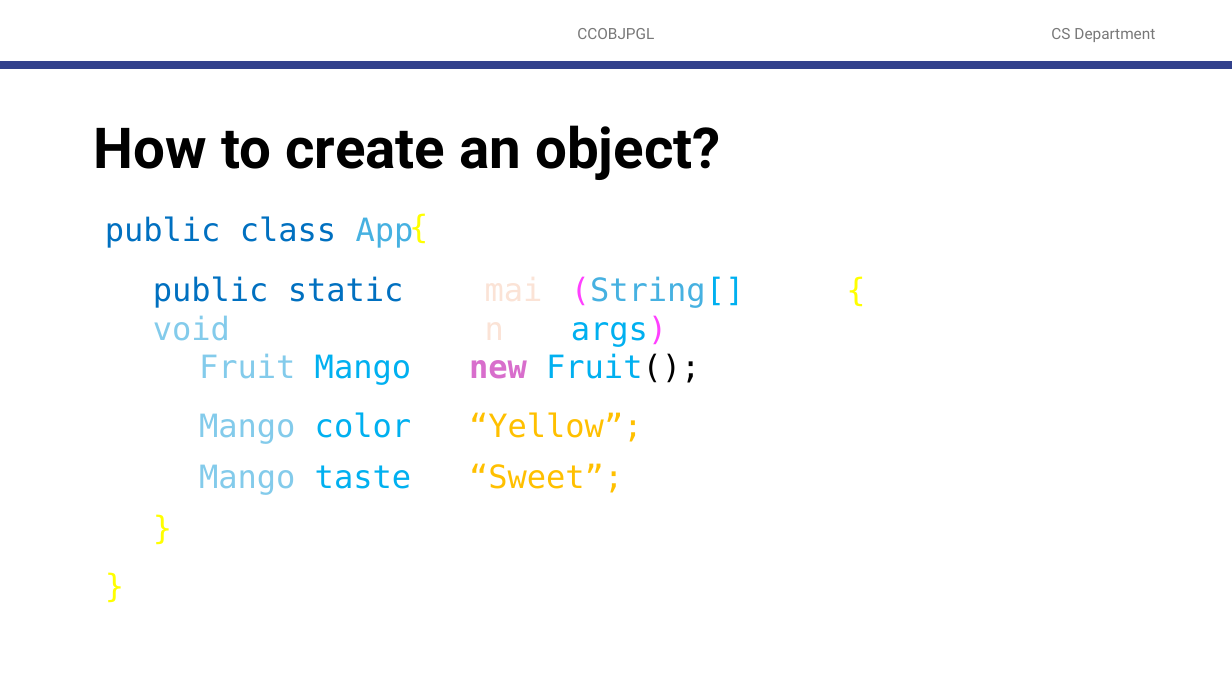
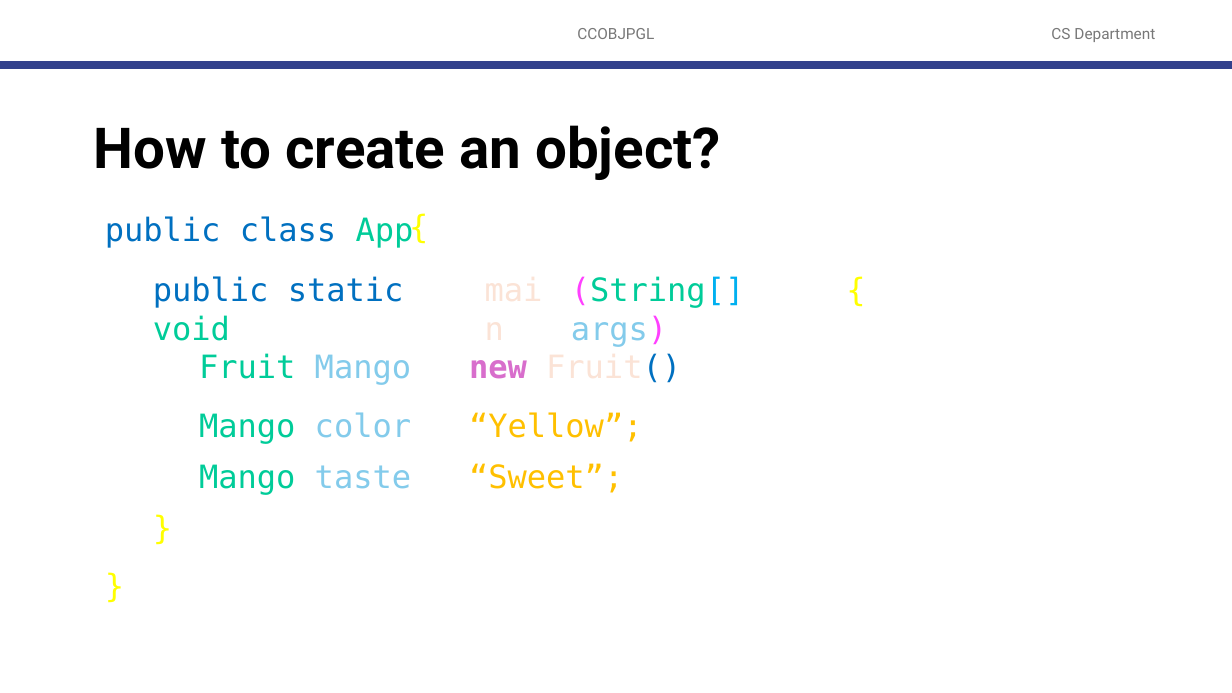
Before and after one commit to robitussin/CCOBJPGL, a slide deck: slide 7 of 1 - Fundamentals of Object Oriented Programming/classes_and_objects/Classes and Objects.pptx. Drawn at 1232x693 pixels with LibreOffice and Linux fonts; fonts in the diff are those of the drawing; background and template pictures are left out. Boxes give left, top, right and bottom in pixels: in the first picture for what was removed or moved away, otherwise in the second. Text is boxed around its words. In the diff, an @@ line names an element or a change of style, - is before the commit and + after.

```diff
--- a/1 - Fundamentals of Object Oriented Programming/classes_and_objects/Classes and Objects.pptx
+++ b/1 - Fundamentals of Object Oriented Programming/classes_and_objects/Classes and Objects.pptx
@@ text "public class App" at box(105, 213, 429, 247): text colour #46B1E1 to #00CC99 in "App" @@
@@ text "public static void" at box(153, 276, 404, 341): text colour #83CBEB to #00CC99 in "void" @@
@@ text "(String[] args)" at box(571, 276, 745, 346): text colour #46B1E1 to #00CC99 in "(String[]"; text colour #00B0F0 to #83CBEB in "args)" @@
@@ text "Fruit Mango = new Fruit();" at box(199, 353, 700, 385): text colour #83CBEB to #00CC99 in "Fruit"; text colour #00B0F0 to #83CBEB in "Mango"; text colour #00B0F0 to #FBE3D6, text colour #000000 to #0070C0, text colour #000000 to #FFFFFF in "Fruit();" @@
@@ text "Mango.color = “Yellow”;" at box(199, 412, 643, 443): text colour #83CBEB to #00CC99, text colour #00B0F0 to #83CBEB in "Mango.color" @@
@@ text "Mango.taste = “Sweet”;" at box(199, 463, 623, 495): text colour #83CBEB to #00CC99, text colour #00B0F0 to #83CBEB in "Mango.taste" @@
```
Also in this commit, not shown: 1 other file.
